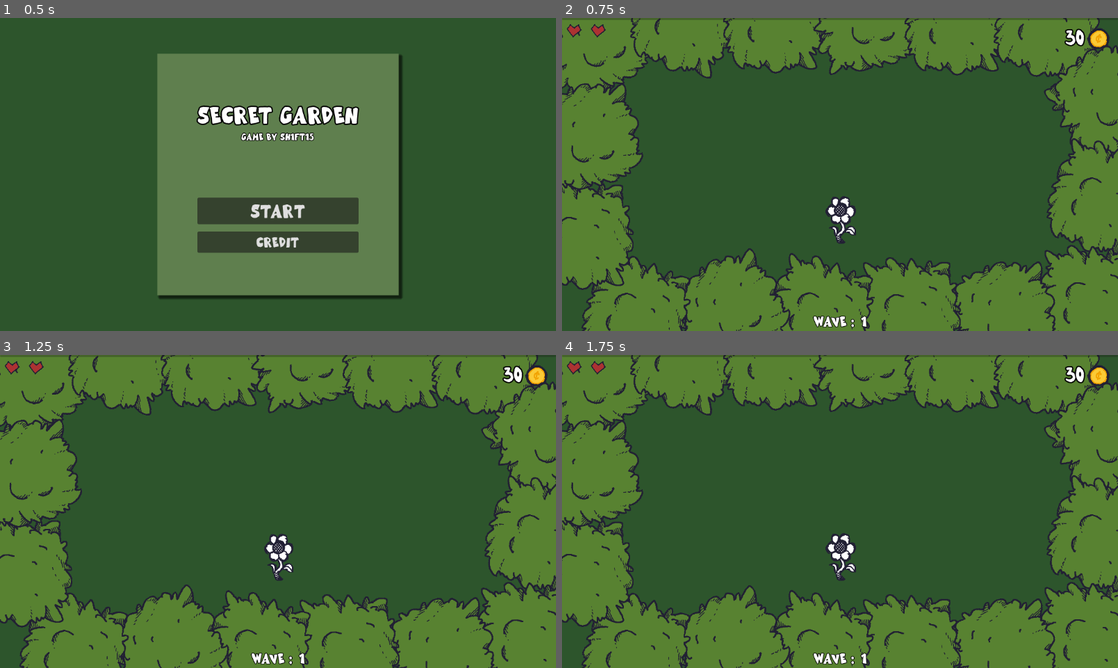
Above: before the commit, frames 1-4 (two rows, left to right).
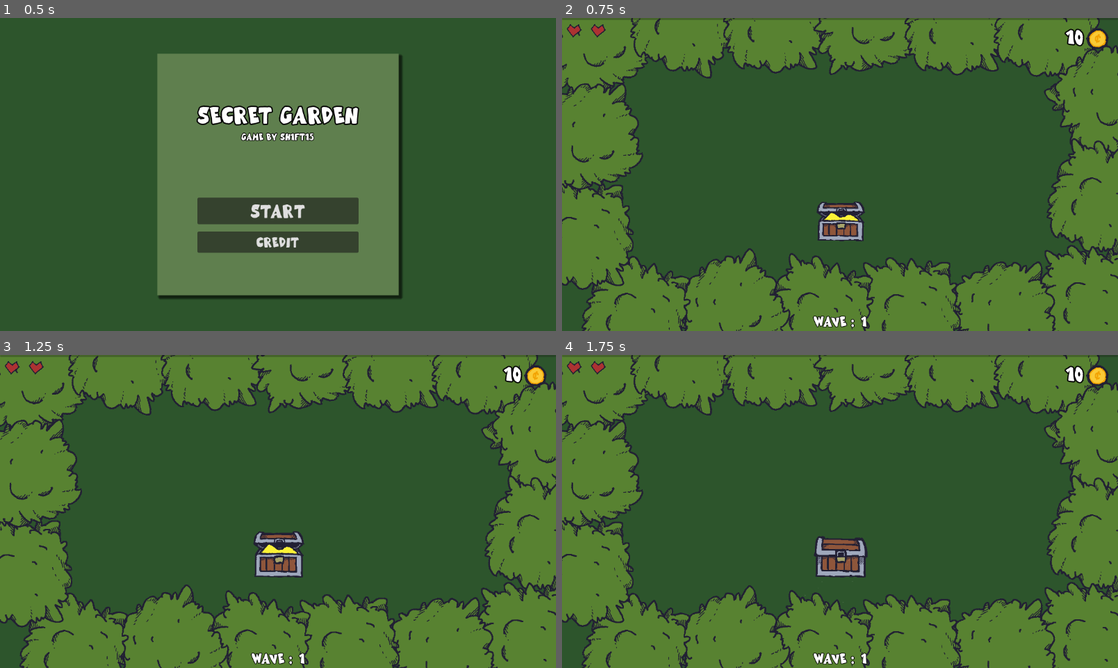
Above: after the commit, the same moments.

Repository: sh1ft15/secret
Game: Godot game, scene res://scenes/menu.tscn
Two runs of this game, one before a commit and one after it. Both use one fixed random seed, a clock stepped at 60 frames per second and the inputs below.
Inputs (mouse positions are in pixels of both pictures, inside the frame that each line leads up to):
- Up to frame 1 (0.5 s): no input
- Up to frame 2 (0.75 s): click "Start" at 0.5 s
- Up to frame 3 (1.25 s): no input
- Up to frame 4 (1.75 s): drag from (840, 555) to (895, 442) at 1.27 s

Frame 1 is identical in both runs. In frame 2, 1.2% of the frame differs, in the area x 45-99%, y 3-73%; in frame 3, 1.3%; in frame 4, 1.3%.

Commit message:
Added player mode

Diff:
--- a/scenes/main.tscn
+++ b/scenes/main.tscn
@@ -34,6 +34,12 @@
 outline_size = 10
 outline_color = Color(0, 0, 0, 1)
 
+[sub_resource type="LabelSettings" id="LabelSettings_gc3px"]
+font = ExtResource("5_dkiys")
+font_size = 100
+outline_size = 10
+outline_color = Color(0, 0, 0, 1)
+
 [sub_resource type="NavigationPolygon" id="NavigationPolygon_0vpnd"]
 vertices = PackedVector2Array(798.406, 508.844, -139.609, 510.656, -143.602, -107.828, 798.406, -107.828)
 polygons = Array[PackedInt32Array]([PackedInt32Array(0, 1, 2, 3)])
@@ -144,7 +150,7 @@
 custom_minimum_size = Vector2(30, 80)
 layout_mode = 2
 size_flags_vertical = 1
-text = "30
+text = "10
 "
 label_settings = SubResource("LabelSettings_ja1ix")
 horizontal_alignment = 1
@@ -156,6 +162,22 @@
 texture = ExtResource("7_rnlwx")
 expand_mode = 4
 stretch_mode = 6
+
+[node name="LevelBanner" type="CenterContainer" parent="CanvasLayer"]
+visible = false
+modulate = Color(1, 1, 1, 0.784314)
+anchors_preset = 15
+anchor_right = 1.0
+anchor_bottom = 1.0
+grow_horizontal = 2
+grow_vertical = 2
+size_flags_horizontal = 3
+size_flags_vertical = 3
+
+[node name="Label" type="Label" parent="CanvasLayer/LevelBanner"]
+layout_mode = 2
+text = "wave 1"
+label_settings = SubResource("LabelSettings_gc3px")
 
 [node name="NavigationRegion2D" type="NavigationRegion2D" parent="."]
 visible = false
--- a/scenes/player.tscn
+++ b/scenes/player.tscn
@@ -1,7 +1,7 @@
 [gd_scene load_steps=8 format=3 uid="uid://dpdy6hqdxypsq"]
 
 [ext_resource type="Script" path="res://scripts/player.gd" id="1_vsn0w"]
-[ext_resource type="Texture2D" uid="uid://0kwfh7wtuu34" path="res://sprites/base.png" id="2_kbwdy"]
+[ext_resource type="Texture2D" uid="uid://c81dr07cskmtm" path="res://sprites/chest-Sheet.png" id="2_1ikb0"]
 
 [sub_resource type="CircleShape2D" id="CircleShape2D_5vtr2"]
 radius = 70.0
@@ -34,7 +34,7 @@
 "times": PackedFloat32Array(0, 0.2, 0.4, 0.6),
 "transitions": PackedFloat32Array(1, 1, 1, 1),
 "update": 0,
-"values": [Vector2(0.35, 0.35), Vector2(0.32, 0.32), Vector2(0.36, 0.36), Vector2(0.35, 0.35)]
+"values": [Vector2(0.4, 0.4), Vector2(0.37, 0.32), Vector2(0.41, 0.42), Vector2(0.4, 0.4)]
 }
 
 [sub_resource type="Animation" id="Animation_y3fjo"]
@@ -50,7 +50,7 @@
 "times": PackedFloat32Array(0, 0.5, 1),
 "transitions": PackedFloat32Array(1, 1, 1),
 "update": 0,
-"values": [Vector2(0.35, 0.35), Vector2(0.32, 0.34), Vector2(0.35, 0.35)]
+"values": [Vector2(0.4, 0.4), Vector2(0.38, 0.39), Vector2(0.4, 0.4)]
 }
 
 [sub_resource type="AnimationLibrary" id="AnimationLibrary_bmf36"]
@@ -74,8 +74,9 @@
 z_index = 1
 position = Vector2(0, 52)
 scale = Vector2(0.35, 0.35)
-texture = ExtResource("2_kbwdy")
+texture = ExtResource("2_1ikb0")
 offset = Vector2(0, -148.571)
+hframes = 2
 
 [node name="Anim" type="AnimationPlayer" parent="."]
 libraries = {
--- a/scenes/tree_top.tscn
+++ b/scenes/tree_top.tscn
@@ -2,6 +2,33 @@
 
 [ext_resource type="Texture2D" uid="uid://cyudmb4l2ytv8" path="res://sprites/tree_top.png" id="1_3vi8s"]
 [ext_resource type="Script" path="res://scenes/tree_top.gd" id="1_lm1tm"]
+
+[sub_resource type="Animation" id="Animation_q231o"]
+length = 0.001
+tracks/0/type = "value"
+tracks/0/imported = false
+tracks/0/enabled = true
+tracks/0/path = NodePath("Sprite:scale")
+tracks/0/interp = 1
+tracks/0/loop_wrap = true
+tracks/0/keys = {
+"times": PackedFloat32Array(0),
+"transitions": PackedFloat32Array(1),
+"update": 0,
+"values": [Vector2(0.47, 0.47)]
+}
+tracks/1/type = "value"
+tracks/1/imported = false
+tracks/1/enabled = true
+tracks/1/path = NodePath("Sprite:rotation")
+tracks/1/interp = 1
+tracks/1/loop_wrap = true
+tracks/1/keys = {
+"times": PackedFloat32Array(0),
+"transitions": PackedFloat32Array(1),
+"update": 0,
+"values": [0.0]
+}
 
 [sub_resource type="Animation" id="Animation_5rymv"]
 resource_name = "idle"
@@ -31,33 +58,6 @@
 "values": [0.0, 0.0174533, -0.0174533, 0.0]
 }
 
-[sub_resource type="Animation" id="Animation_q231o"]
-length = 0.001
-tracks/0/type = "value"
-tracks/0/imported = false
-tracks/0/enabled = true
-tracks/0/path = NodePath("Sprite:scale")
-tracks/0/interp = 1
-tracks/0/loop_wrap = true
-tracks/0/keys = {
-"times": PackedFloat32Array(0),
-"transitions": PackedFloat32Array(1),
-"update": 0,
-"values": [Vector2(0.47, 0.47)]
-}
-tracks/1/type = "value"
-tracks/1/imported = false
-tracks/1/enabled = true
-tracks/1/path = NodePath("Sprite:rotation")
-tracks/1/interp = 1
-tracks/1/loop_wrap = true
-tracks/1/keys = {
-"times": PackedFloat32Array(0),
-"transitions": PackedFloat32Array(1),
-"update": 0,
-"values": [0.0]
-}
-
 [sub_resource type="AnimationLibrary" id="AnimationLibrary_h0f1c"]
 _data = {
 "RESET": SubResource("Animation_q231o"),
--- a/scripts/card_button.gd
+++ b/scripts/card_button.gd
@@ -21,7 +21,7 @@
 	cost_rect.visible = true
 
 	cur_secret = secret
-	cur_cost = randi_range(1, 10)
+	cur_cost = randi_range(10, 20)
 	cost_label.text = str(cur_cost)
 
 func open():
--- a/scripts/main.gd
+++ b/scripts/main.gd
@@ -101,6 +101,8 @@
 	game_over = true
 	upgrades_screen.visible = true
 
+func isGameOver(): return game_over
+
 func spawnEnemy(area):
 	var rect = area.get_child(0).shape.get_rect()
 	var x = randi_range(rect.position.x, rect.position.x + rect.size.x)
--- a/scripts/player.gd
+++ b/scripts/player.gd
@@ -14,13 +14,14 @@
 
 signal coin_updated(num)
 
+var is_passive = false
 var is_hit = false
 var is_death = false
 
 var max_health = 6
 var health = 2
 
-var cur_num = 30
+var cur_num = 10
 
 var shoot_rate = 1
 var shoot_amount = 1
@@ -32,6 +33,7 @@
 	animator.play('idle')
 	setNum(0)
 	updateHealth(0)
+	setPassive(is_passive)
 
 func setNum(num):
 	cur_num = max(cur_num + num, 0)
@@ -59,6 +61,7 @@
 	sprite.modulate = Color(1, 0, 0, .7)
 	animator.play('hurt')
 	playAudio(bug_death_sound)
+	get_tree().current_scene.spawnHitParticle(position, 'hit')
 
 	await get_tree().create_timer(2).timeout
 
@@ -81,6 +84,18 @@
 func isInViewPort(post):
 	return get_viewport_rect().has_point(post)
 
+func setPassive(status):
+	bullet_timer.start()
+	sprite.frame = 0 if status else 1
+	is_passive = status
+
+	animator.play('hurt')
+	get_tree().current_scene.spawnHitParticle(position, 'hit')
+
+	await get_tree().create_timer(.6).timeout
+
+	animator.play('idle')
+
 func _on_body_entered(body: Node2D) -> void:
 	if is_hit || is_death: return
 	if body.is_in_group('enemy') or body.is_in_group('boss'):
@@ -95,7 +110,12 @@
 	audio.play()
 
 func _on_bullet_timer_timeout() -> void:
-	if cur_num <= 0: return
+	if cur_num <= 0 || get_tree().current_scene.isGameOver(): return
+
+	if is_passive:
+		get_tree().current_scene.spawnHitRate(position, 1)
+		setNum(1)
+		return
 
 	var enemies = get_tree().get_nodes_in_group('enemy')
 	var bosses = get_tree().get_nodes_in_group('boss')
@@ -134,4 +154,4 @@
 
 func _on_input_event(viewport: Node, event: InputEvent, shape_idx: int) -> void:
 	if event.is_action_pressed("left_mouse_click"):
-		pass
+		setPassive(not is_passive)
Not shown: 1 places in scenes/main.tscn that only renumber resources
Binary file added: sprites/chest-Sheet.png
Not shown, added: sprites/chest-Sheet.png.import
